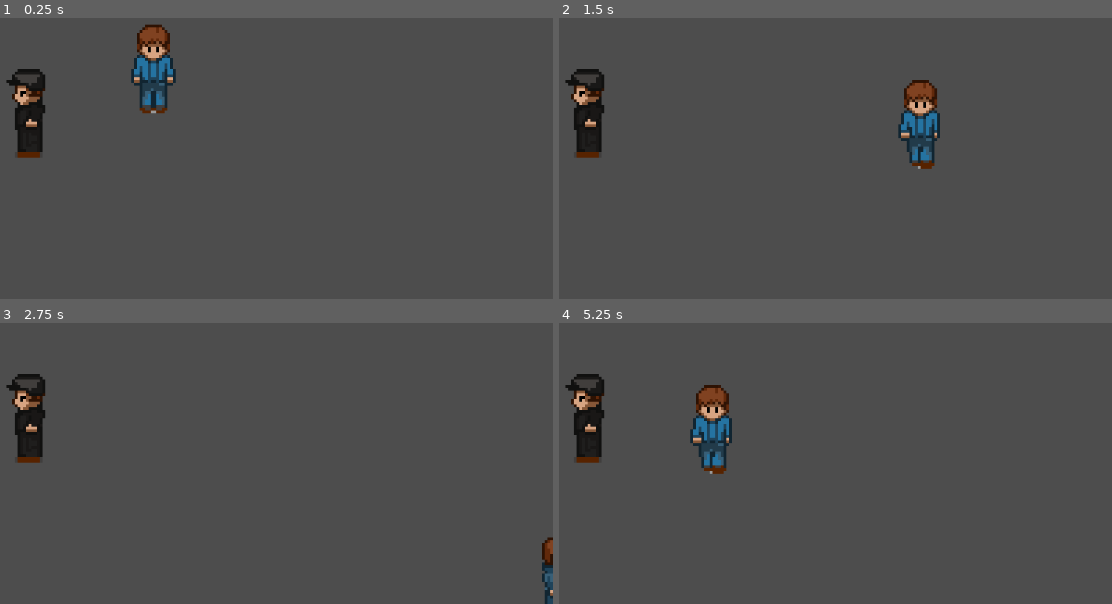
Above: before the commit, frames 1-4 (two rows, left to right).
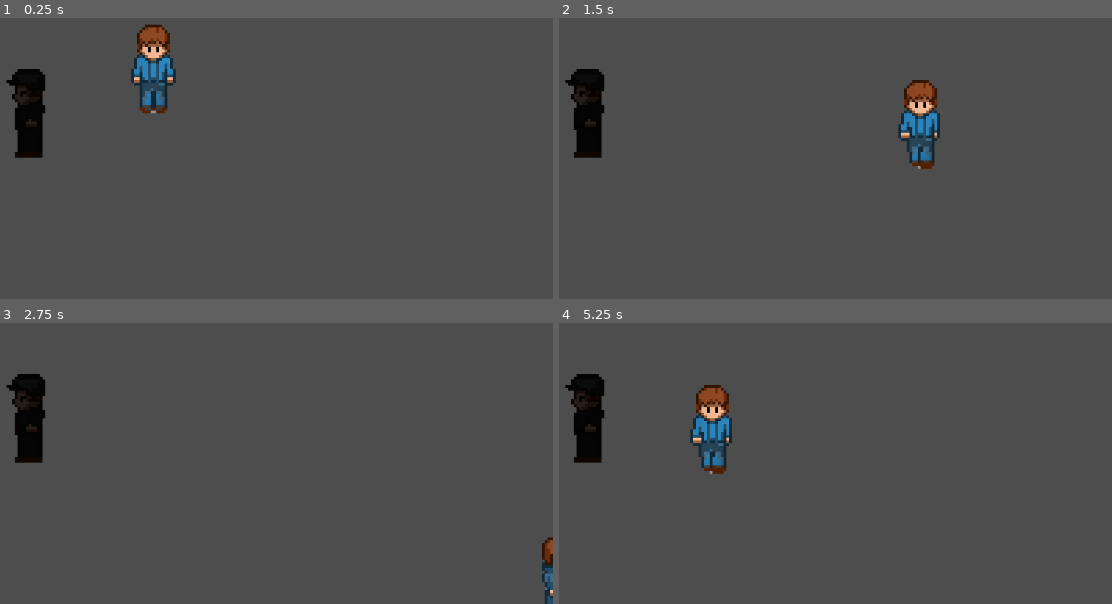
Above: after the commit, the same moments.

Repository: armab790/TDDD23_projekt
Game: Godot game, scene res://scenes/game.tscn
Two runs of this game, one before a commit and one after it. Both use one fixed random seed, a clock stepped at 60 frames per second and the inputs below.
Inputs:
- Up to frame 1 (0.25 s): no input
- Up to frame 2 (1.5 s): tap Enter at 0.5 s; hold Right (ui_right) 0.53-1.28 s; hold Down (ui_down) from 1.28 s (still down)
- Up to frame 3 (2.75 s): release Down (ui_down) at 2.03 s; hold Right (ui_right) from 2.03 s (still down)
- Up to frame 4 (5.25 s): release Right (ui_right) at 2.78 s; hold Up (ui_up) 2.78-3.53 s; tap Space at 3.5 s; hold Left (ui_left) 3.53-5.03 s; hold Down (ui_down) from 5.03 s (still down)

The runs differ from the first frame. In frame 1, 0.9% of the frame differs, in the area x 2-31%, y 10-50%; in frame 2, 0.9%; in frame 3, 0.7%; in frame 4, 0.9%, in the area x 2-31%, y 19-50%.

Commit message:
added light to player, world darker

Diff:
--- a/tddd23_projekt/scenes/game.tscn
+++ b/tddd23_projekt/scenes/game.tscn
@@ -21,3 +21,6 @@
 
 [node name="CollisionShape2D" type="CollisionShape2D" parent="Wall"]
 shape = SubResource("CapsuleShape2D_yqjtg")
+
+[node name="CanvasModulate" type="CanvasModulate" parent="."]
+color = Color(0.182423, 0.177929, 0.187587, 1)
--- a/tddd23_projekt/scenes/player.tscn
+++ b/tddd23_projekt/scenes/player.tscn
@@ -121,6 +121,14 @@
 radius = 5.0
 height = 12.0
 
+[sub_resource type="Gradient" id="Gradient_jej6c"]
+offsets = PackedFloat32Array(0, 0.00649351, 0.772727, 0.954545)
+colors = PackedColorArray(0, 0, 0, 1, 0.765159, 0.765159, 0.765159, 1, 1, 1, 1, 1, 0.753247, 0.753247, 0.753247, 1)
+
+[sub_resource type="GradientTexture2D" id="GradientTexture2D_f1ej7"]
+gradient = SubResource("Gradient_jej6c")
+fill = 1
+
 [node name="Player" type="CharacterBody2D"]
 script = ExtResource("1_jej6c")
 
@@ -131,3 +139,11 @@
 [node name="CollisionShape2D" type="CollisionShape2D" parent="."]
 position = Vector2(0, 9)
 shape = SubResource("CapsuleShape2D_3v2ag")
+
+[node name="PointLight2D" type="PointLight2D" parent="."]
+position = Vector2(0, 2)
+scale = Vector2(0.625, 0.703125)
+shadow_enabled = true
+shadow_filter = 1
+texture = SubResource("GradientTexture2D_f1ej7")
+offset = Vector2(0, -0.51)
Not shown: 1 places in tddd23_projekt/scenes/player.tscn that only renumber resources
